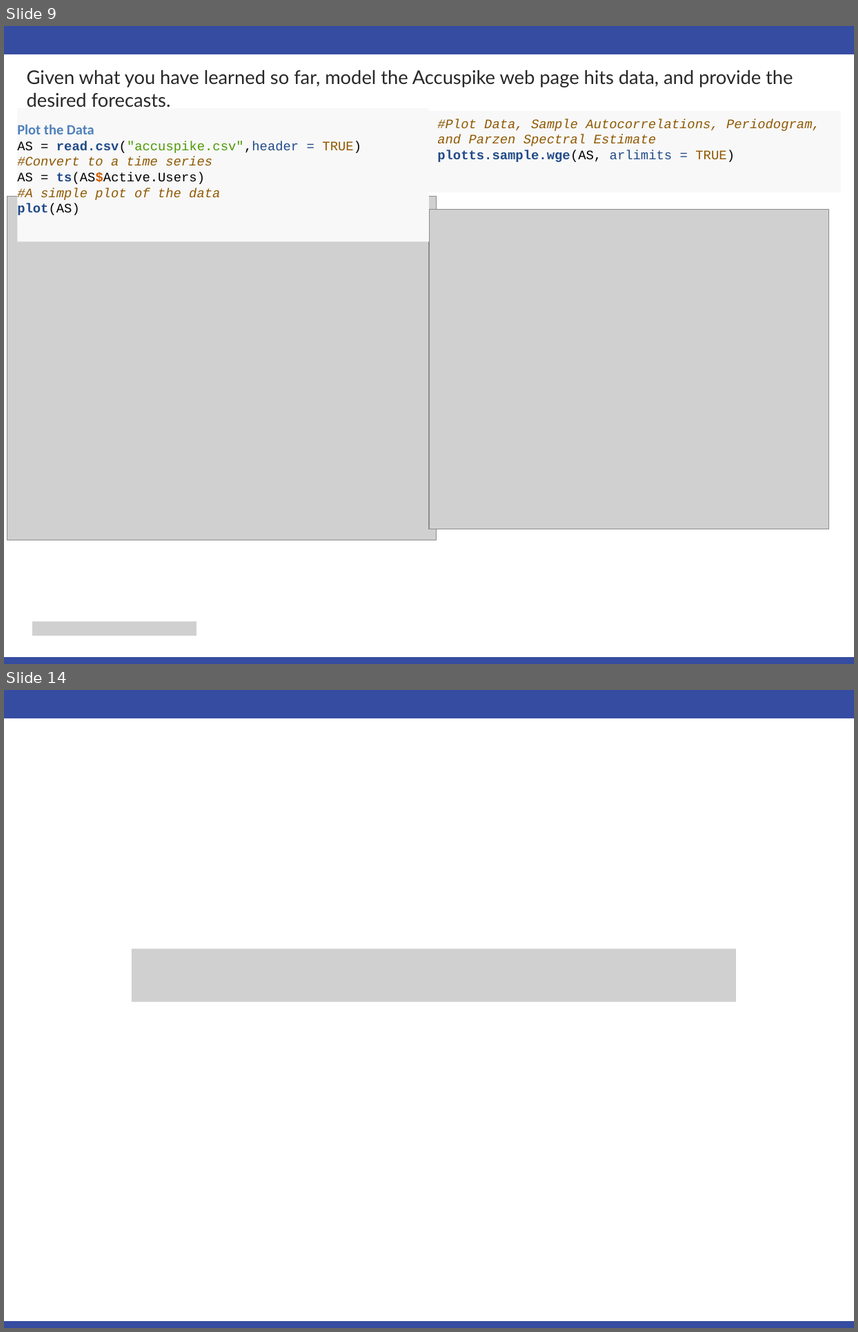
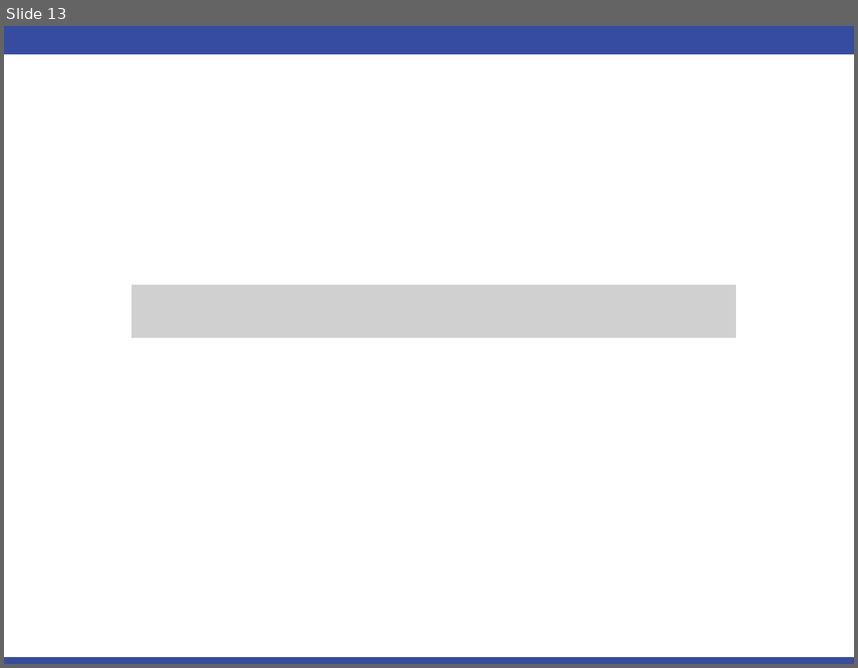
Before and after one commit to cmadding/MSDS6373, a slide deck: Unit12/Chad_Madding_Unit 12 For Live Session.pptx. Shown one above the other, each under a label of ours: slides 9 and 14 before the commit, slide 13 after it; the slides between them are not shown. The pictures are 858x1332 and 858x668 pixels, drawn with LibreOffice and Linux fonts; fonts in the diff are those of the drawing; grey boxes stand for pictures. Boxes give left, top, right and bottom in pixels: in the first picture for what was removed or moved away, otherwise in the second. Text is boxed around its words. In the diff, an @@ line names an element or a change of style, - is before the commit and + after.

Commit message:
Updated Unit 12 informmation and added weather data to the final project.

```diff
--- a/Unit12/Chad_Madding_Unit 12 For Live Session.pptx
+++ b/Unit12/Chad_Madding_Unit 12 For Live Session.pptx
@@ slide 9 removed at [4,26,854,664], background #FFFFFF; not listed: 2 template elements that a slide beside it also shows @@
@@ text removed at [27,70,793,107] @@
-Given what you have learned so far, model the Accuspike web page hits data, and provide the desired forecasts.
@@ rectangle removed at [18,107,429,241] @@
-Plot the Data
-AS = read.csv("accuspike.csv",header = TRUE)
-#Convert to a time series
-AS = ts(AS$Active.Users)
-#A simple plot of the data
-plot(AS)
@@ rectangle removed at [429,111,840,192] @@
-#Plot Data, Sample Autocorrelations, Periodogram, and Parzen Spectral Estimate
-plotts.sample.wge(AS, arlimits = TRUE)
@@ picture removed at [7,196,437,539] @@
@@ picture removed at [429,209,829,528] @@
@@ picture removed at [32,621,196,635] @@
@@ what was slide 14 is now slide 13 @@
```
Also in this commit, not shown: 1 slide changed, 10 slides added, 10 other slides removed, 17 other files.
